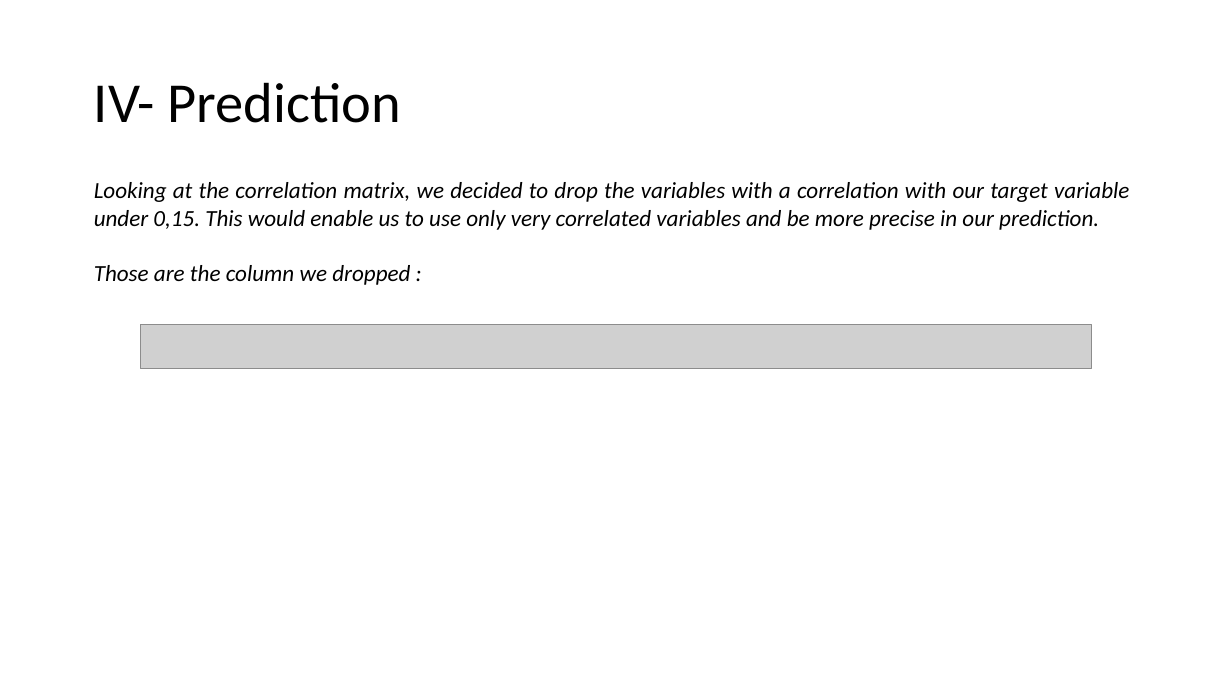
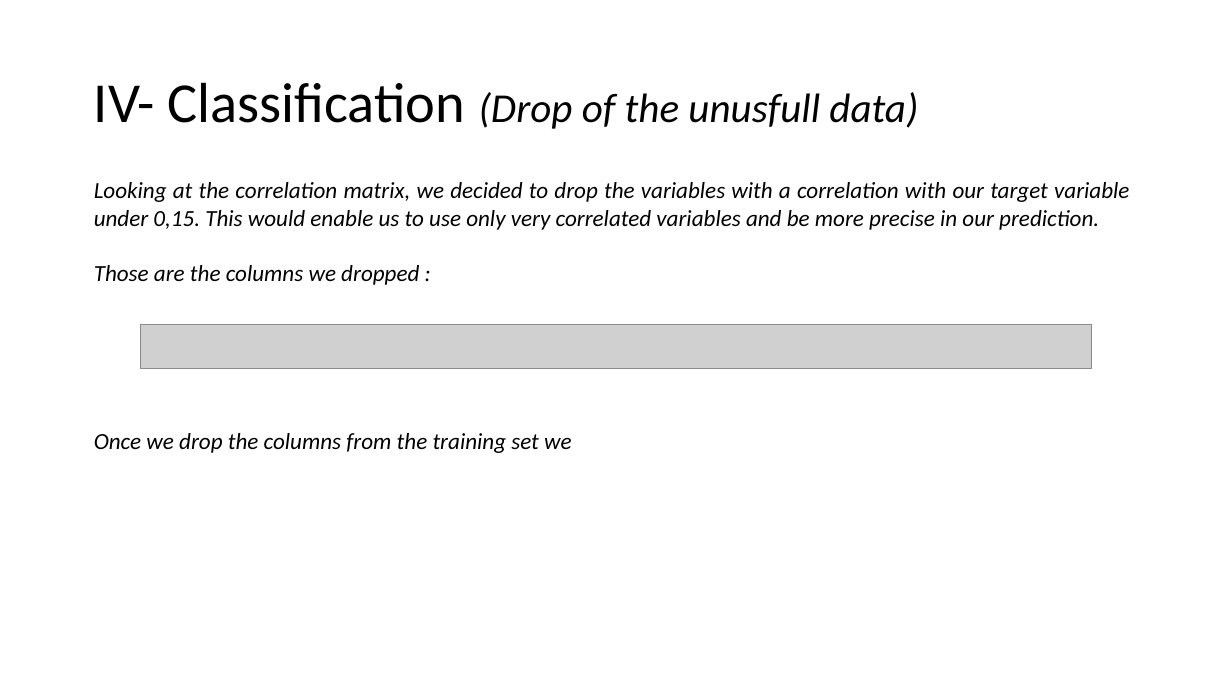
Before and after one commit to Leodespt/Projet_Python, a slide deck: slide 21 of Presentation_Python.pptx (slide 17 before the commit). Drawn at 1232x693 pixels with LibreOffice and Linux fonts; fonts in the diff are those of the drawing; grey boxes stand for pictures. Boxes give left, top, right and bottom in pixels: in the first picture for what was removed or moved away, otherwise in the second. Text is boxed around its words. In the diff, an @@ line names an element or a change of style, - is before the commit and + after.

```diff
--- a/Presentation_Python.pptx
+++ b/Presentation_Python.pptx
@@ title at (94,82,918,129): text changed; size 44 to 32 pt; italic on @@
-IV- Prediction
+IV- Classification (Drop of the unusfull data)
@@ text at (94,265,419,285): text changed @@
-Those are the column we dropped :
+Those are the columns we dropped :
@@ text added at (94,433,572,453), 18 pt, text #000000, italic @@
+Once we drop the columns from the training set we
```
Also in this commit, not shown: 3 other slides changed, 5 slides added.
